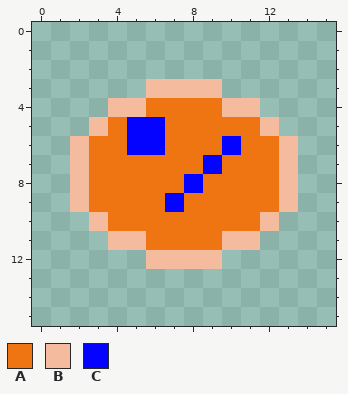
Pixel-art sprite, stored at Assets/Sprites/Barrel.png. The picture above was drawn from the file before the commit.
The file is 16x16 pixels.
Palette (. is transparent): A #ee7511  B #f5bb9f  C #0303ff
After the commit:
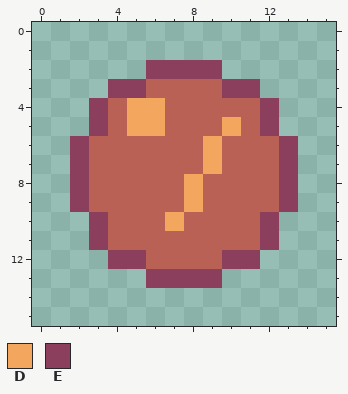
Colours new in this view: D #f2a65e  E #8c3f5d
Difference:
colour A: #ee7511 -> #ba6156
y 2: x 6..9 .... -> EEEE
y 3: x 4..11 ..BBBB.. -> EEAAAAEE
y 4: x 3..6 .BBA -> EADD; x 10..12 BB. -> AAE
y 5: x 3 B -> E; x 5..6 CC -> DD; x 10 A -> D; x 12 B -> E
y 6: x 2 B -> E; x 5..6 CC -> AA; x 9..10 AC -> DA; x 13 B -> E
y 7: x 2 B -> E; x 9 C -> D; x 13 B -> E
y 8: x 2 B -> E; x 8 C -> D; x 13 B -> E
y 9: x 2 B -> E; x 7..8 CA -> AD; x 13 B -> E
y 10: x 3 B -> E; x 7 A -> D; x 12 B -> E
y 11: x 3..5 .BB -> EAA; x 10..12 BB. -> AAE
y 12: x 4..11 ..BBBB.. -> EEAAAAEE
y 13: x 6..9 .... -> EEEE
Pixel boxes of the changes (left, top, right, bottom) in both pictures:
changed: (70, 60, 298, 288)
